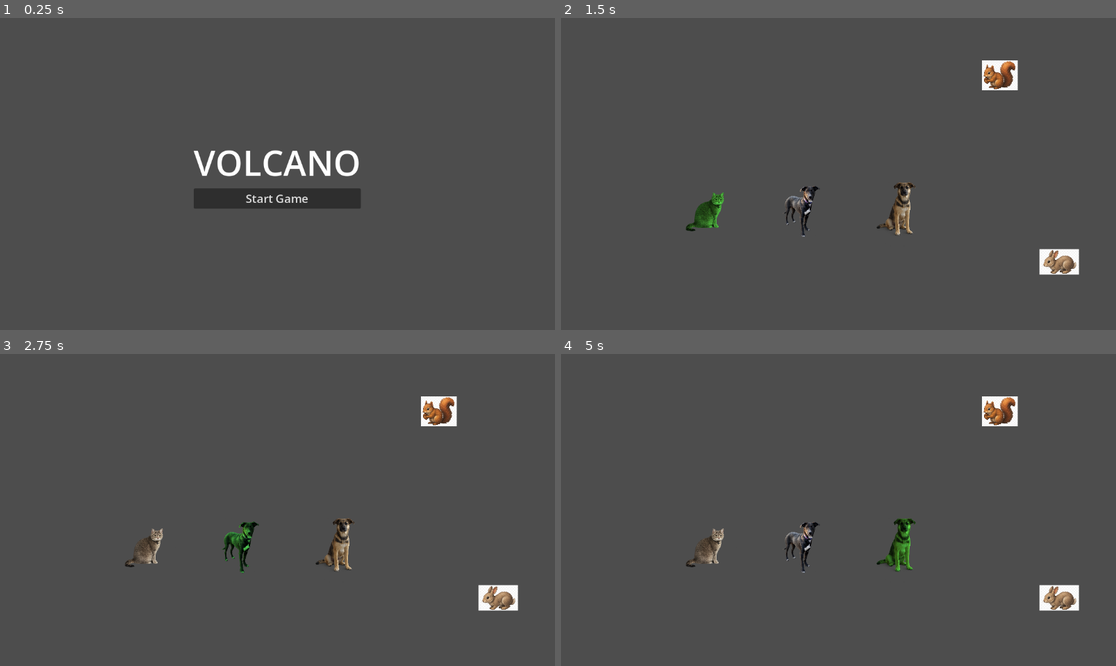
Above: before the commit, frames 1-4 (two rows, left to right).
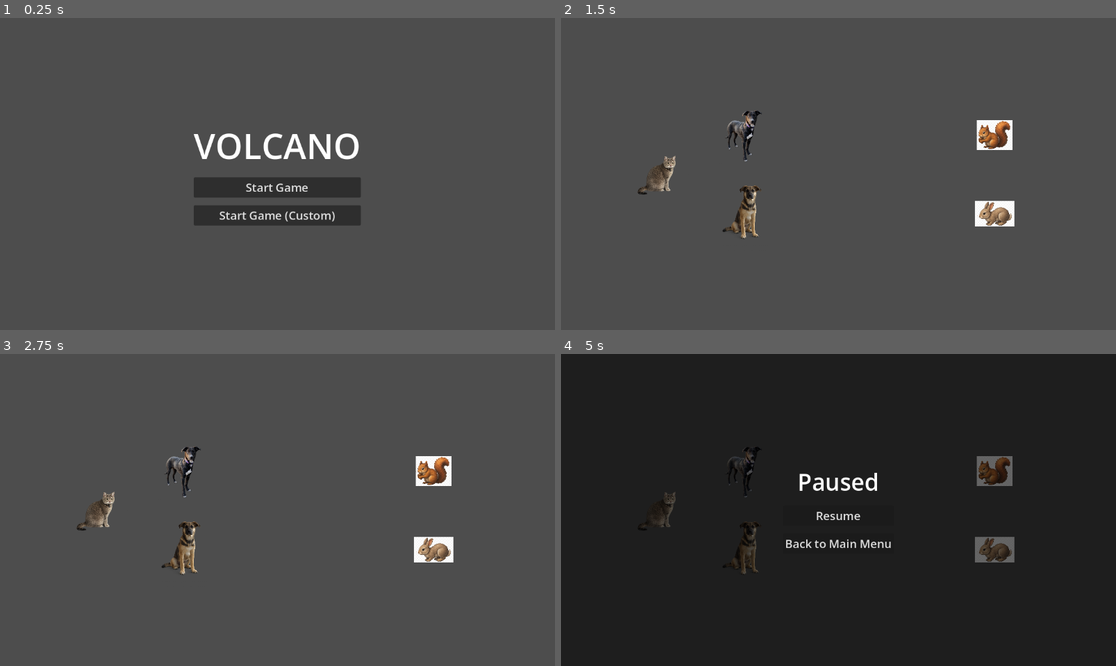
Above: after the commit, the same moments.

Repository: forsman5/volcano
Game: Godot game, scene res://scenes/menu.tscn
The game is run twice, just before and just after one commit, with the same random seed, the same clock (stepped at 60 frames per second) and the same inputs.
Inputs (mouse positions are in pixels of both pictures, inside the frame that each line leads up to):
- Up to frame 1 (0.25 s): no input
- Up to frame 2 (1.5 s): click "Start Game" at 0.5 s; tap Enter at 1.25 s; move the mouse to (705, 211) at 1.27 s; click (705, 211) at 1.42 s
- Up to frame 3 (2.75 s): tap Space at 2 s; move the mouse to (238, 547) at 2.02 s; click (238, 547) at 2.17 s
- Up to frame 4 (5 s): tap Enter at 2.75, 4.25 s; move the mouse to (899, 547) at 2.77 s; click (899, 547) at 2.92 s; tap Space at 3.5 s; move the mouse to (810, 572) at 3.52 s; click (810, 572) at 3.67 s; move the mouse to (1005, 556) at 4.27 s; click (1005, 556) at 4.42 s; tap Escape at 4.9 s

The runs differ from the first frame. In frame 1, 5.0% of the frame differs, in the area x 34-65%, y 36-67%; in frame 2, 4.8%; in frame 3, 4.7%; in frame 4, 99%, in the area x 0-100%, y 0-100%.

Commit message:
Add custom game config, programmatic spawning, and pause menu
- GameConfig autoload holds ally/enemy counts between scenes
- Menu has Start Game (default) and Start Game (Custom) with spinbox config
- main.gd spawns units dynamically from config, spreading them across arena
- Escape key opens pause menu; units freeze via scene tree pause
- Pause menu has Resume and Back to Main Menu buttons

Co-Authored-By: Claude Sonnet 4.6 <noreply@anthropic.com>

Diff:
--- a/project.godot
+++ b/project.godot
@@ -15,6 +15,10 @@
 config/features=PackedStringArray("4.6", "Forward Plus")
 config/icon="res://icon.svg"
 
+[autoload]
+
+GameConfig="*res://scripts/game_config.gd"
+
 [physics]
 
 3d/physics_engine="Jolt Physics"
--- a/scenes/main.tscn
+++ b/scenes/main.tscn
@@ -1,12 +1,6 @@
 [gd_scene format=3 uid="uid://bt8a8xw5f5db8"]
 
 [ext_resource type="Script" uid="uid://caoirh0u1e4sq" path="res://scripts/main.gd" id="1_0wfyh"]
-[ext_resource type="PackedScene" uid="uid://bb86ydwglhp8t" path="res://scenes/player.tscn" id="2_sugp2"]
-[ext_resource type="Texture2D" path="res://assets/ally1.png" id="3_ally1"]
-[ext_resource type="Texture2D" uid="uid://b8qodpdf6mfgs" path="res://assets/ally2.png" id="4_ally2"]
-[ext_resource type="PackedScene" path="res://scenes/enemy.tscn" id="5_enemy_scene"]
-[ext_resource type="Texture2D" uid="uid://dwhdfiqkrtaed" path="res://assets/enemy1.png" id="6_enemy1"]
-[ext_resource type="Texture2D" uid="uid://ddmvhamlxrgtk" path="res://assets/enemy2.png" id="7_enemy2"]
 
 [sub_resource type="RectangleShape2D" id="RectangleShape2D_top"]
 size = Vector2(1152, 32)
@@ -23,26 +17,6 @@
 [node name="Main" type="Node2D" unique_id=213392669]
 script = ExtResource("1_0wfyh")
 
-[node name="PlayerUnit" parent="." unique_id=737055500 instance=ExtResource("2_sugp2")]
-
-[node name="AllyUnit" parent="." instance=ExtResource("2_sugp2")]
-position = Vector2(500, 400)
-unit_texture = ExtResource("3_ally1")
-move_speed = 100.0
-
-[node name="Ally2Unit" parent="." instance=ExtResource("2_sugp2")]
-position = Vector2(700, 400)
-unit_texture = ExtResource("4_ally2")
-move_speed = 120.0
-
-[node name="Enemy1" parent="." instance=ExtResource("5_enemy_scene")]
-position = Vector2(850, 200)
-unit_texture = ExtResource("6_enemy1")
-
-[node name="Enemy2" parent="." instance=ExtResource("5_enemy_scene")]
-position = Vector2(950, 480)
-unit_texture = ExtResource("7_enemy2")
-
 [node name="WinScreen" type="CanvasLayer" parent="."]
 visible = false
 
@@ -56,6 +30,7 @@
 anchor_bottom = 1.0
 
 [node name="VBoxContainer" type="VBoxContainer" parent="WinScreen/CenterContainer"]
+theme_override_constants/separation = 16
 alignment = 1
 
 [node name="YouWinLabel" type="Label" parent="WinScreen/CenterContainer/VBoxContainer"]
@@ -65,6 +40,36 @@
 
 [node name="MenuButton" type="Button" parent="WinScreen/CenterContainer/VBoxContainer"]
 text = "Return to Menu"
+theme_override_font_sizes/font_size = 24
+
+[node name="PauseMenu" type="CanvasLayer" parent="."]
+visible = false
+process_mode = 3
+
+[node name="DimBg" type="ColorRect" parent="PauseMenu"]
+color = Color(0, 0, 0, 0.6)
+anchor_right = 1.0
+anchor_bottom = 1.0
+
+[node name="PanelCenter" type="CenterContainer" parent="PauseMenu"]
+anchor_right = 1.0
+anchor_bottom = 1.0
+
+[node name="VBoxContainer" type="VBoxContainer" parent="PauseMenu/PanelCenter"]
+theme_override_constants/separation = 16
+alignment = 1
+
+[node name="PausedLabel" type="Label" parent="PauseMenu/PanelCenter/VBoxContainer"]
+text = "Paused"
+horizontal_alignment = 1
+theme_override_font_sizes/font_size = 48
+
+[node name="ResumeButton" type="Button" parent="PauseMenu/PanelCenter/VBoxContainer"]
+text = "Resume"
+theme_override_font_sizes/font_size = 24
+
+[node name="MenuButton" type="Button" parent="PauseMenu/PanelCenter/VBoxContainer"]
+text = "Back to Main Menu"
 theme_override_font_sizes/font_size = 24
 
 [node name="WallTop" type="StaticBody2D" parent="."]
--- a/scenes/menu.tscn
+++ b/scenes/menu.tscn
@@ -12,6 +12,7 @@
 anchor_bottom = 1.0
 
 [node name="VBoxContainer" type="VBoxContainer" parent="CenterContainer"]
+theme_override_constants/separation = 16
 alignment = 1
 
 [node name="Title" type="Label" parent="CenterContainer/VBoxContainer"]
@@ -22,3 +23,65 @@
 [node name="StartButton" type="Button" parent="CenterContainer/VBoxContainer"]
 text = "Start Game"
 theme_override_font_sizes/font_size = 24
+
+[node name="CustomButton" type="Button" parent="CenterContainer/VBoxContainer"]
+text = "Start Game (Custom)"
+theme_override_font_sizes/font_size = 24
+
+[node name="ConfigOverlay" type="Control" parent="."]
+anchor_right = 1.0
+anchor_bottom = 1.0
+visible = false
+
+[node name="DimBg" type="ColorRect" parent="ConfigOverlay"]
+anchor_right = 1.0
+anchor_bottom = 1.0
+color = Color(0, 0, 0, 0.6)
+
+[node name="PanelCenter" type="CenterContainer" parent="ConfigOverlay"]
+anchor_right = 1.0
+anchor_bottom = 1.0
+
+[node name="Panel" type="PanelContainer" parent="ConfigOverlay/PanelCenter"]
+custom_minimum_size = Vector2(320, 0)
+
+[node name="Content" type="VBoxContainer" parent="ConfigOverlay/PanelCenter/Panel"]
+theme_override_constants/separation = 16
+
+[node name="ConfigTitle" type="Label" parent="ConfigOverlay/PanelCenter/Panel/Content"]
+text = "Custom Setup"
+horizontal_alignment = 1
+theme_override_font_sizes/font_size = 32
+
+[node name="AllyRow" type="HBoxContainer" parent="ConfigOverlay/PanelCenter/Panel/Content"]
+
+[node name="AllyLabel" type="Label" parent="ConfigOverlay/PanelCenter/Panel/Content/AllyRow"]
+text = "Allies:"
+size_flags_horizontal = 3
+
+[node name="AllySpinBox" type="SpinBox" parent="ConfigOverlay/PanelCenter/Panel/Content/AllyRow"]
+max_value = 5.0
+value = 2.0
+
+[node name="EnemyRow" type="HBoxContainer" parent="ConfigOverlay/PanelCenter/Panel/Content"]
+
+[node name="EnemyLabel" type="Label" parent="ConfigOverlay/PanelCenter/Panel/Content/EnemyRow"]
+text = "Enemies:"
+size_flags_horizontal = 3
+
+[node name="EnemySpinBox" type="SpinBox" parent="ConfigOverlay/PanelCenter/Panel/Content/EnemyRow"]
+min_value = 1.0
+max_value = 6.0
+value = 2.0
+
+[node name="Buttons" type="HBoxContainer" parent="ConfigOverlay/PanelCenter/Panel/Content"]
+theme_override_constants/separation = 8
+alignment = 1
+
+[node name="StartButton" type="Button" parent="ConfigOverlay/PanelCenter/Panel/Content/Buttons"]
+text = "Start"
+theme_override_font_sizes/font_size = 20
+
+[node name="CancelButton" type="Button" parent="ConfigOverlay/PanelCenter/Panel/Content/Buttons"]
+text = "Cancel"
+theme_override_font_sizes/font_size = 20
--- /dev/null
+++ b/scripts/game_config.gd
@@ -0,0 +1,4 @@
+extends Node
+
+var ally_count: int = 2
+var enemy_count: int = 2
--- a/scripts/main.gd
+++ b/scripts/main.gd
@@ -1,24 +1,83 @@
 extends Node2D
+
+const UNIT_SCENE := preload("res://scenes/player.tscn")
+const ENEMY_SCENE := preload("res://scenes/enemy.tscn")
+const ALLY_TEXTURES = [
+	preload("res://assets/ally1.png"),
+	preload("res://assets/ally2.png"),
+]
+const ENEMY_TEXTURES = [
+	preload("res://assets/enemy1.png"),
+	preload("res://assets/enemy2.png"),
+]
 
 var selected_unit: PlayerUnit = null
 var _enemies_remaining: int = 0
 
 
 func _ready() -> void:
-	for child in get_children():
-		if child is PlayerUnit:
-			child.clicked.connect(_on_unit_clicked)
-		elif child is EnemyUnit:
-			_enemies_remaining += 1
-			child.caught.connect(_on_enemy_caught)
+	_spawn_units()
+	$PauseMenu/PanelCenter/VBoxContainer/ResumeButton.pressed.connect(_toggle_pause)
+	$PauseMenu/PanelCenter/VBoxContainer/MenuButton.pressed.connect(_go_to_menu)
+
+
+func _spawn_units() -> void:
+	var player := UNIT_SCENE.instantiate() as PlayerUnit
+	player.position = Vector2(200, 324)
+	player.clicked.connect(_on_unit_clicked)
+	add_child(player)
+
+	var ally_positions := _spread_positions(GameConfig.ally_count, 380.0)
+	for i in range(GameConfig.ally_count):
+		var ally := UNIT_SCENE.instantiate() as PlayerUnit
+		ally.position = ally_positions[i]
+		ally.unit_texture = ALLY_TEXTURES[i % ALLY_TEXTURES.size()]
+		ally.move_speed = 120.0
+		ally.clicked.connect(_on_unit_clicked)
+		add_child(ally)
+
+	_enemies_remaining = GameConfig.enemy_count
+	var enemy_positions := _spread_positions(GameConfig.enemy_count, 900.0)
+	for i in range(GameConfig.enemy_count):
+		var enemy := ENEMY_SCENE.instantiate() as EnemyUnit
+		enemy.position = enemy_positions[i]
+		enemy.unit_texture = ENEMY_TEXTURES[i % ENEMY_TEXTURES.size()]
+		enemy.caught.connect(_on_enemy_caught)
+		add_child(enemy)
+
+
+func _spread_positions(count: int, x: float) -> Array:
+	var positions: Array = []
+	if count == 0:
+		return positions
+	var top := 80.0
+	var bottom := 570.0
+	var step := (bottom - top) / (count + 1)
+	for i in range(count):
+		positions.append(Vector2(x, top + step * (i + 1)))
+	return positions
 
 
 func _unhandled_input(event: InputEvent) -> void:
+	if event is InputEventKey:
+		if event.keycode == KEY_ESCAPE and event.pressed:
+			_toggle_pause()
+			return
 	if event is InputEventMouseButton:
 		var mb := event as InputEventMouseButton
 		if mb.button_index == MOUSE_BUTTON_RIGHT and mb.pressed:
 			if selected_unit != null:
 				selected_unit.move_to(get_global_mouse_position())
+
+
+func _toggle_pause() -> void:
+	get_tree().paused = not get_tree().paused
+	$PauseMenu.visible = get_tree().paused
+
+
+func _go_to_menu() -> void:
+	get_tree().paused = false
+	get_tree().change_scene_to_file("res://scenes/menu.tscn")
 
 
 func _on_unit_clicked(unit: PlayerUnit) -> void:
--- a/scripts/menu.gd
+++ b/scripts/menu.gd
@@ -1,9 +1,32 @@
 extends Control
+
+@onready var _config_overlay := $ConfigOverlay
+@onready var _ally_spin: SpinBox = $ConfigOverlay/PanelCenter/Panel/Content/AllyRow/AllySpinBox
+@onready var _enemy_spin: SpinBox = $ConfigOverlay/PanelCenter/Panel/Content/EnemyRow/EnemySpinBox
 
 
 func _ready() -> void:
-	$CenterContainer/VBoxContainer/StartButton.pressed.connect(_on_start_pressed)
+	$CenterContainer/VBoxContainer/StartButton.pressed.connect(_on_start_default)
+	$CenterContainer/VBoxContainer/CustomButton.pressed.connect(_on_custom_pressed)
+	$ConfigOverlay/PanelCenter/Panel/Content/Buttons/StartButton.pressed.connect(_on_config_start)
+	$ConfigOverlay/PanelCenter/Panel/Content/Buttons/CancelButton.pressed.connect(_on_config_cancel)
 
 
-func _on_start_pressed() -> void:
+func _on_start_default() -> void:
+	GameConfig.ally_count = 2
+	GameConfig.enemy_count = 2
 	get_tree().change_scene_to_file("res://scenes/main.tscn")
+
+
+func _on_custom_pressed() -> void:
+	_config_overlay.visible = true
+
+
+func _on_config_cancel() -> void:
+	_config_overlay.visible = false
+
+
+func _on_config_start() -> void:
+	GameConfig.ally_count = int(_ally_spin.value)
+	GameConfig.enemy_count = int(_enemy_spin.value)
+	get_tree().change_scene_to_file("res://scenes/main.tscn")
Not shown, added: scripts/game_config.gd.uid
